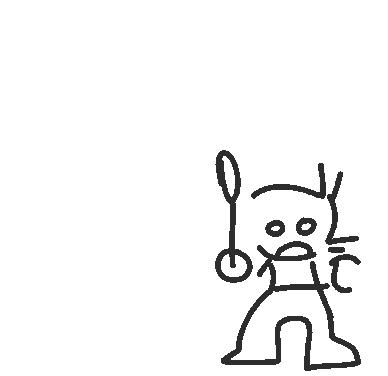
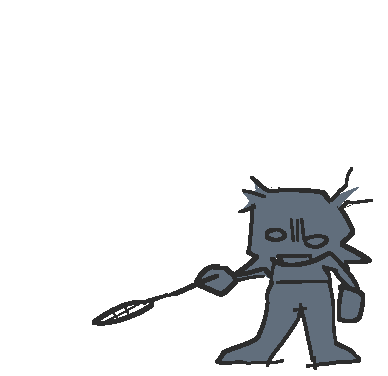
Layered file, before and after one edit (388px x 376px). Changes by layer:
painted on "miss" over [92, 150, 373, 371]
